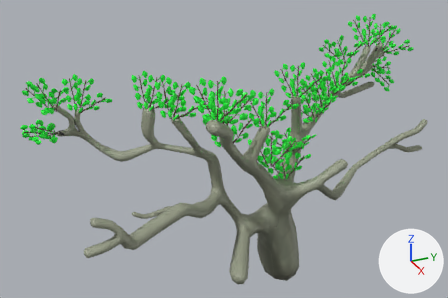
The Blender file tree.blend, before and after one commit.
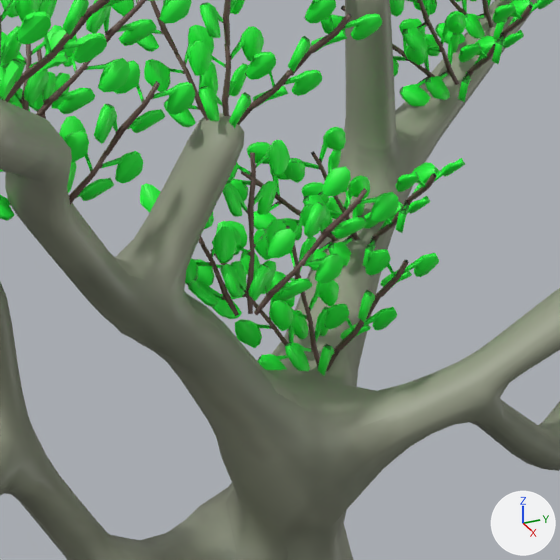
There are two pictures of each version: one whole from a 50 mm lens placed at (56.3, -33.5, 48.5), pointed at (-6.1, -5.4, 17.3), one close up on the part from 49% to 75% of the width and 34% to 73% of the height. The lights are fixed; the arrows at lower right show +X, +Y and +Z.

Before the edit, the objects in view are built like this:
```python
ob_cube_052 = bpy.data.objects.new('Cube.052', me_cube_158)
ob_cube_052.location = (-7.55, 7.05, 19.17)
ob_cube_052.rotation_euler = (0.862, 0.176, -0.412)  # degrees (49, 10, -24)
ob_cube_052.scale = (0.355, 0.263, 1.0)
ob_cube_078 = bpy.data.objects.new('Cube.078', me_cube_184)
ob_cube_078.location = (0.96, -1.83, 18.13)
ob_cube_078.rotation_euler = (-0.724, -0.18, -0.33)  # degrees (-41, -10, -19)
ob_cube_078.scale = (0.355, 0.263, 1.0)
ob_cube_080 = bpy.data.objects.new('Cube.080', me_cube_186)
ob_cube_080.location = (0.22, -2.3, 18.16)
ob_cube_080.rotation_euler = (-0.157, -0.655, -0.208)  # degrees (-9, -38, -12)
ob_cube_080.scale = (0.355, 0.263, 1.0)
ob_cube_082 = bpy.data.objects.new('Cube.082', me_cube_188)
ob_cube_082.location = (-0.25, -2.89, 17.88)
ob_cube_082.rotation_euler = (0.467, -0.853, -0.518)  # degrees (27, -49, -30)
ob_cube_082.scale = (0.355, 0.263, 1.0)
ob_cube_084 = bpy.data.objects.new('Cube.084', me_cube_190)
ob_cube_084.location = (1.99, -7.67, 22.07)
ob_cube_084.rotation_euler = (-0.603, -0.0209, -0.327)  # degrees (-35, -1.2, -19)
ob_cube_084.scale = (0.355, 0.263, 1.0)
# also in view: 'Cube.079' at (1.1, -0.3, 19.8); 'Cube.076' at (-2.0, -0.2, 15.2); 'Cube.091' at (3.3, -7.1, 26.7); 'Cube.002' at (5.2, -11.0, 27.1); 'Cube.006' at (0.1, -2.0, 22.9)
```
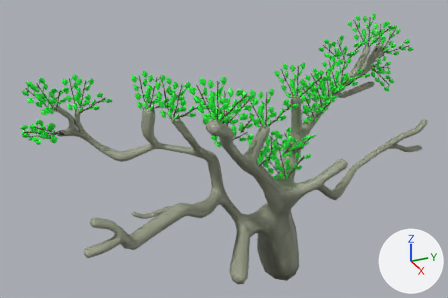
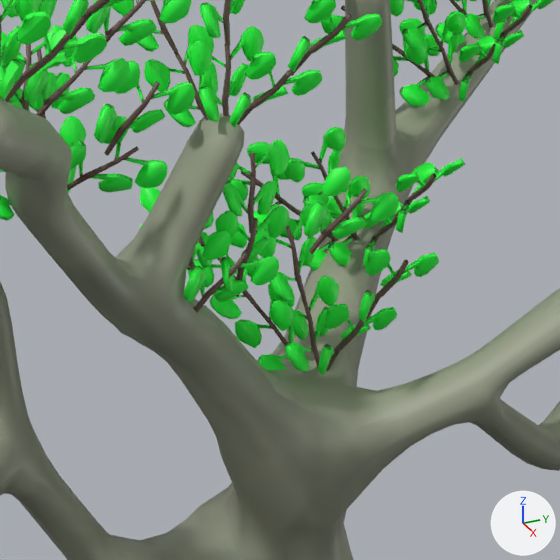
Where the change shows, as pixel boxes (x1, y1, x2, y2) in the close-ups (560 x 560 px):
'Cube.078', moved: before (248, 228, 343, 315); after (184, 230, 279, 312)
'Cube.084', moved, turned: before (64, 130, 143, 205); after (67, 116, 168, 193)
'Cube.080', moved, turned: before (212, 219, 287, 314); after (215, 206, 290, 297)
'Cube.082', moved: before (185, 221, 247, 316); after (140, 224, 213, 271)

The change in detail:
Object 'Cube.078' (ob_cube_078) moves from (0.96, -1.83, 18.13) to (0.54, -3.34, 18.19).
Object 'Cube.080' (ob_cube_080) moves from (0.22, -2.3, 18.16) to (0.05, -2.36, 18.5).
Object 'Cube.080' (ob_cube_080) turns from (-9, -38, -12) to (-13, -1.7, -4.1) degrees about x, y and z.
Object 'Cube.082' (ob_cube_082) moves from (-0.25, -2.89, 17.88) to (-1.53, -3.16, 18.18).
Object 'Cube.084' (ob_cube_084) moves from (1.99, -7.67, 22.07) to (2.08, -7.26, 22.46).
Object 'Cube.084' (ob_cube_084) turns from (-35, -1.2, -19) to (-56, -12, -37) degrees about x, y and z.
